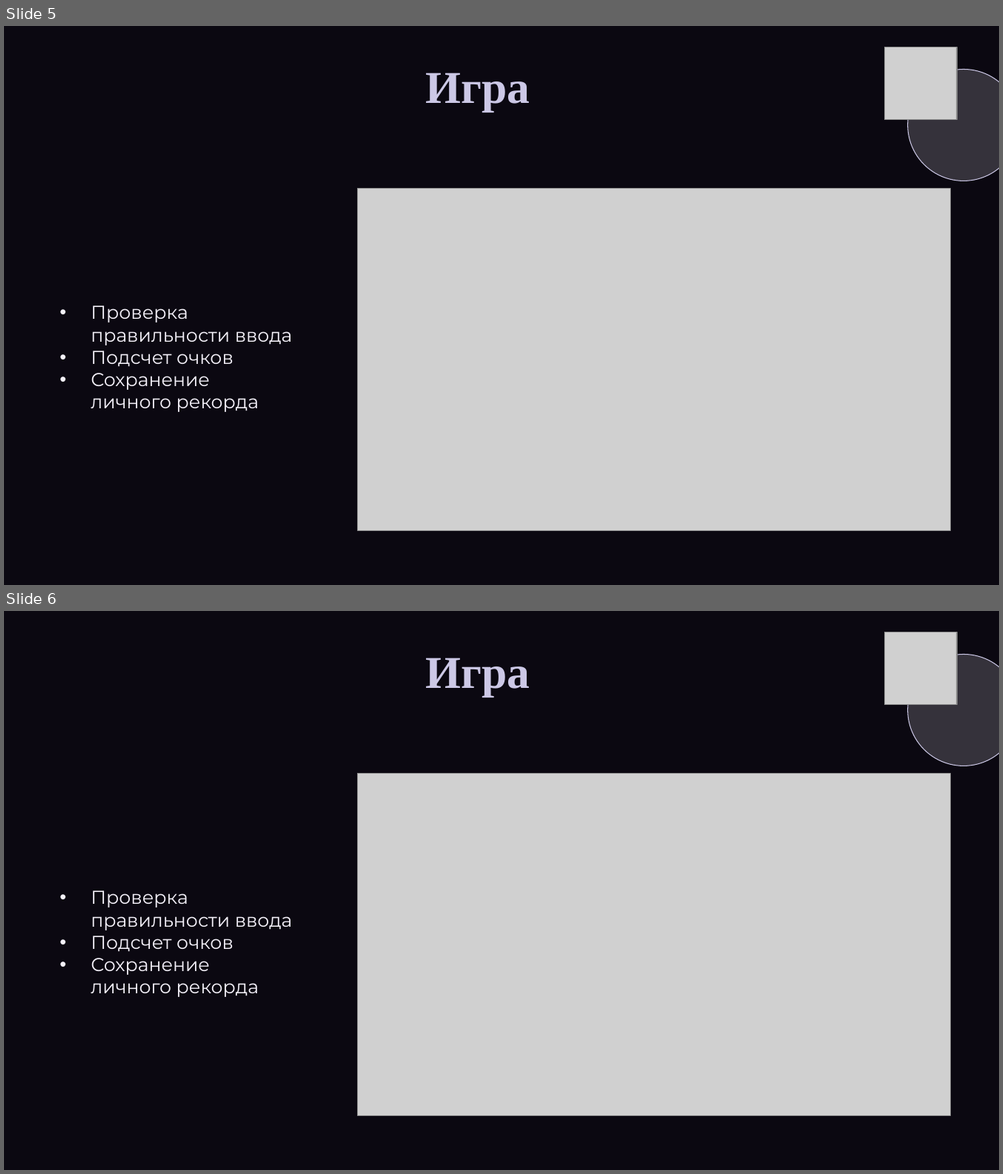
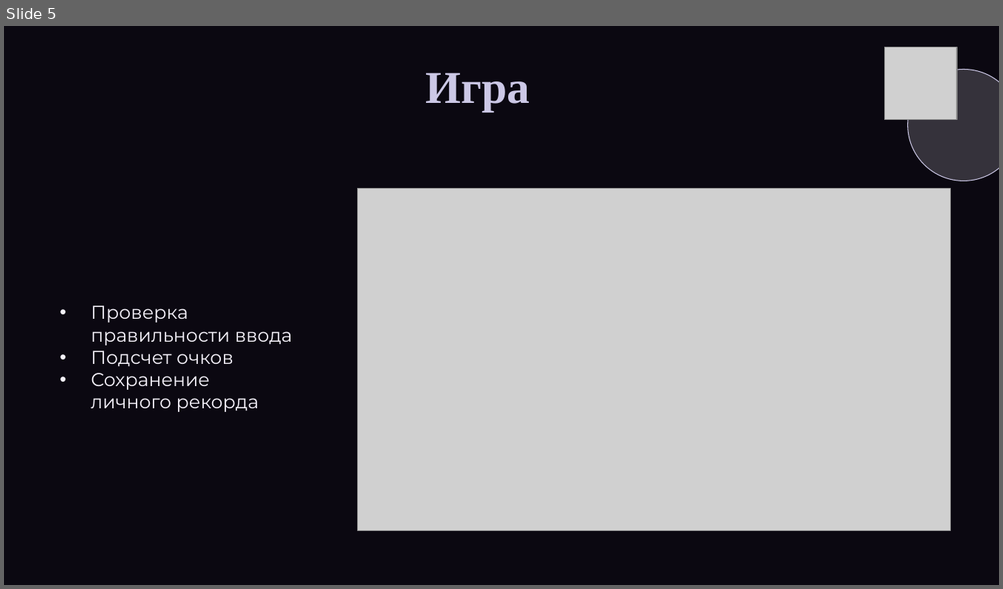
Before and after one commit to tanyaflos76/PyGame-project, a slide deck: docs/презентация_pygame.pptx. Shown one above the other, each under a label of ours: slides 5 and 6 before the commit, slide 5 after it. The pictures are 1003x1174 and 1003x589 pixels, drawn with LibreOffice and Linux fonts; fonts in the diff are those of the drawing; grey boxes stand for pictures; background and template pictures are left out. Boxes give left, top, right and bottom in pixels: in the first picture for what was removed or moved away, otherwise in the second. Text is boxed around its words. In the diff, an @@ line names an element or a change of style, - is before the commit and + after.

```diff
--- a/docs/презентация_pygame.pptx
+++ b/docs/презентация_pygame.pptx
@@ slide 6 removed at [4,611,999,1170], background #0B0811 @@
@@ picture removed at [885,632,957,705] @@
@@ ellipse removed at [908,654,999,766] @@
@@ text removed at [426,658,530,697] @@
-Игра
@@ picture removed at [358,774,950,1116] @@
@@ text removed at [91,891,293,997] @@
-• Проверка правильности ввода
-• Подсчет очков
-• Сохранение личного рекорда
```
Also in this commit, not shown: 1 slide added, 2 other files.
